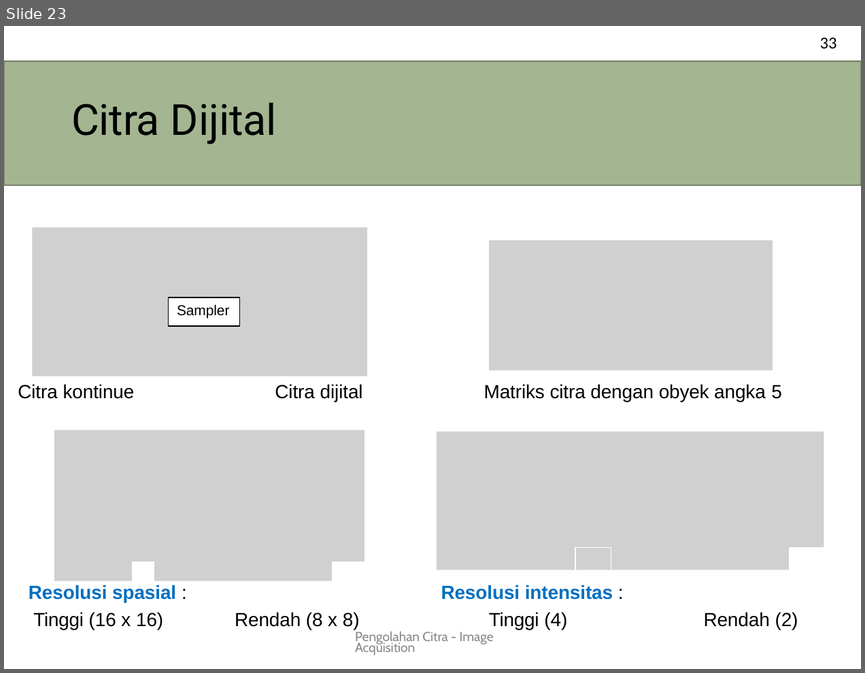
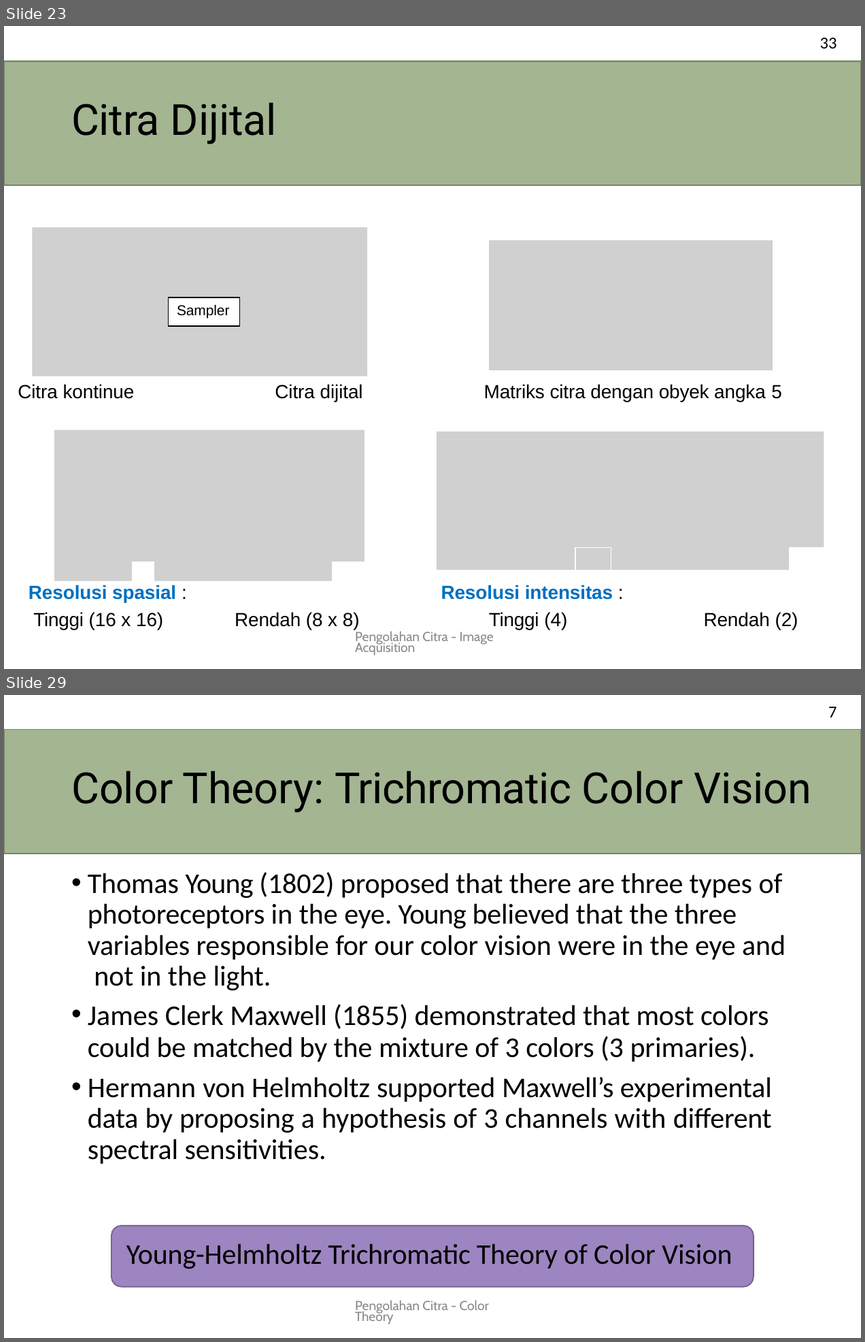
Before and after one commit to novalassalam/comvis, a slide deck: pencit.pptx. Shown one above the other, each under a label of ours: slide 23 before the commit, slides 23 and 29 after it; the slides between them are not shown. The pictures are 865x673 and 865x1342 pixels, drawn with LibreOffice and Linux fonts; fonts in the diff are those of the drawing; grey boxes stand for pictures. Boxes give left, top, right and bottom in pixels: in the first picture for what was removed or moved away, otherwise in the second. Text is boxed around its words. In the diff, an @@ line names an element or a change of style, - is before the commit and + after.

```diff
--- a/pencit.pptx
+++ b/pencit.pptx
@@ slide 29 added at bbox=[4, 695, 861, 1338], background #FFFFFF @@
@@ text added at bbox=[828, 707, 836, 717], 14 pt, text #000000 @@
+7
@@ title added at bbox=[4, 729, 861, 853], fill #A4B592, outline #78846A 0.96 pt, 36 pt, text #000000 @@
+Color Theory: Trichromatic Color Vision
@@ text added at bbox=[88, 872, 785, 1268], 24 pt, text #000000 @@
+• Thomas Young (1802) proposed that there are three types of photoreceptors in the eye. Young believed that the three variables responsible for our color vision were in the eye and not in the light.
+• James Clerk Maxwell (1855) demonstrated that most colors
+could be matched by the mixture of 3 colors (3 primaries).
+• Hermann von Helmholtz supported Maxwell’s experimental data by proposing a hypothesis of 3 channels with different spectral sensitivities.
+Young-Helmholtz Trichromatic Theory of Color Vision
@@ freeform shape added at bbox=[111, 1225, 753, 1287], fill #9C85C0 @@
@@ freeform shape added at bbox=[111, 1225, 753, 1287], outline #705F8B 0.96 pt @@
@@ text added at bbox=[355, 1300, 489, 1324], 11 pt, text #888888 @@
+Pengolahan Citra - Color Theory
```
Also in this commit, not shown: 1 slide changed, 29 other slides added.
